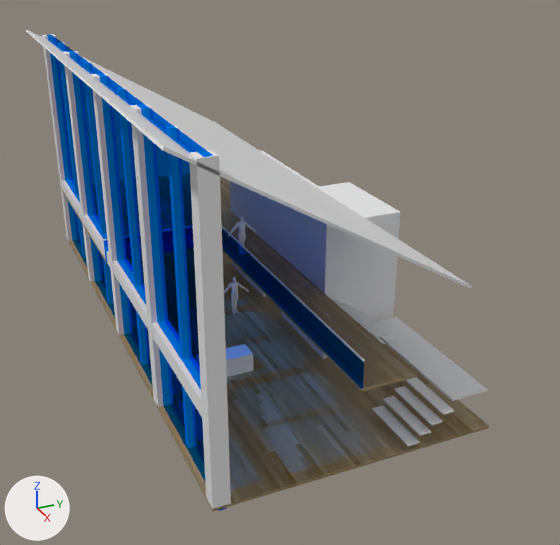
The Blender file CoolApartment001.blend: old version first, new version second.
Rendered twice from a camera (50 mm lens) standing at (30.2, -12.1, 16.8) and looking at (1.8, 0.7, 2.6). The lights are fixed; the arrows at lower left show +X, +Y and +Z. Objects named as collision shapes, trigger or cutter boxes, shadow casters or lower levels of detail are left out.

The first picture shows 'Column', 'Couch', 'Cube', 'Floor.002', 'Landing', 'Lower Stair', 'Railing', 'Railing.001', 'Railing.003', 'Roof', 'Wall', 'Wall.001', 'Wall.002'.
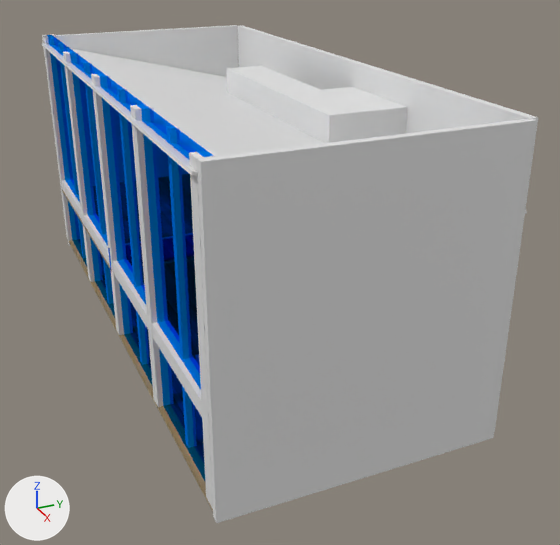
Where the newer file only moved an object's origin or applied its transform, the numbers keep the older frame.

Edits to the bpy script that builds the scene:
```text
Change me_cube_008:
    where me_cube_008.from_pydata(...)  # 8 vertices, 6 faces; spans x -12.5..11.9, y -7.0..3.0, z 5.8..11.6
    used by ob_roof; location = (0.0, 0.0, 0.0)
    me_cube_008 part 1: the whole mesh is scaled about its middle by (1, 1.12, 0.476), then moved by (0.0, 1.3, 0.8)
Change me_cube_003:
    where me_cube_003.from_pydata(...)  # 8 vertices, 6 faces; spans x -0.3..0.3, y -0.3..3.05, z -0.3..0.3
    used by ob_wall; location = (3.06, 1.46, 2.93); scale = (7.0, 1.0, 10.0)
    me_cube_003 part 2: the whole mesh is scaled about its middle by (1, 1, 1.7), then moved by (0.0, 0.0, 0.21)
Change me_cube_004:
    where me_cube_004.from_pydata(...)  # 8 vertices, 6 faces; spans x -0.3..0.3, y -0.3..1.52, z -0.3..0.3
    used by ob_wall_001; location = (-3.34, 1.46, 2.93); scale = (7.0, 1.0, 10.0)
    me_cube_004 part 3: the whole mesh is scaled about its middle by (1, 1, 1.7), then moved by (0.0, 0.0, 0.21)
Change me_cube_005:
    where me_cube_005.from_pydata(...)  # 8 vertices, 6 faces; spans x -0.18..0.24, y -0.3..1.52, z 0.0..0.3
    used by ob_wall_002; location = (-0.3, 1.46, 2.63); scale = (5.09, 1.0, 11.0)
    me_cube_005 part 4: the whole mesh is scaled about the mesh origin by (1, 1, 2.26)
Add me_cube_021:
    me_cube_021.from_pydata(...)  # a box spanning x 0.02..0.3, y -1.68..8.98, z -0.3..11.33
Add me_cube_020:
    me_cube_020.from_pydata(...)  # a box spanning x 0.0..0.3, y 0.0..24.4, z 0.0..11.6
Change ob_railing_001:
    ob_railing_001.location: (-1.52, -0.91, 2.98) -> (-0.63, -0.91, 2.98)
Change ob_lower_stair:
    where _m = ob_lower_stair.modifiers.new('Array', 'ARRAY')
    _m.count: 4 -> 6
    where _m = ob_lower_stair.modifiers.new('Array', 'ARRAY')
    _m.constant_offset_displace: (0.0, 0.0, 0.305) -> (0.0, 0.0, 0.203)
Add ob_wall_004:
    ob_wall_004 = bpy.data.objects.new('Wall.004', me_cube_021)
    ob_wall_004.location = (-12.81, -4.47, -0.09)
Add ob_wall_003:
    ob_wall_003 = bpy.data.objects.new('Wall.003', me_cube_020)
    ob_wall_003.location = (11.92, 4.51, -0.39)
    ob_wall_003.rotation_euler = (0.0, 0.0, 1.571)  # degrees (0, 0, 90)
Add ob_wall_01:
    ob_wall_01 = bpy.data.objects.new('Wall.01', me_cube_021.copy())
    ob_wall_01.location = (11.9, -4.47, -0.09)
```

Pixel boxes [x1, y1, x2, y2] of what changed, in the pictures (560 x 545 px):
'Wall.01', added: after [197, 118, 537, 523]
'Roof', mesh rescaled (9% wider, 34% shorter): before [26, 29, 472, 289]; after [41, 43, 527, 214]
'Wall', mesh rescaled: before [281, 182, 400, 359]; after [281, 87, 408, 143]
'Wall.003', added: after [238, 26, 538, 432]
'Wall.004', added: after [53, 25, 238, 246]
'Wall.001', mesh rescaled: before [230, 151, 297, 297]; after [226, 66, 298, 110]
'Wall.002', mesh rescaled: before [262, 173, 319, 255]; after [261, 81, 320, 120]
'Railing.001', moved: before [104, 240, 108, 263]; after [108, 248, 112, 270]
'Floor.002', unchanged, covered by the edit: before [63, 177, 489, 511]; after [63, 191, 213, 511]
'Railing', unchanged, covered by the edit: before [222, 228, 364, 389]
'Landing', unchanged, covered by the edit: before [376, 317, 487, 401]
